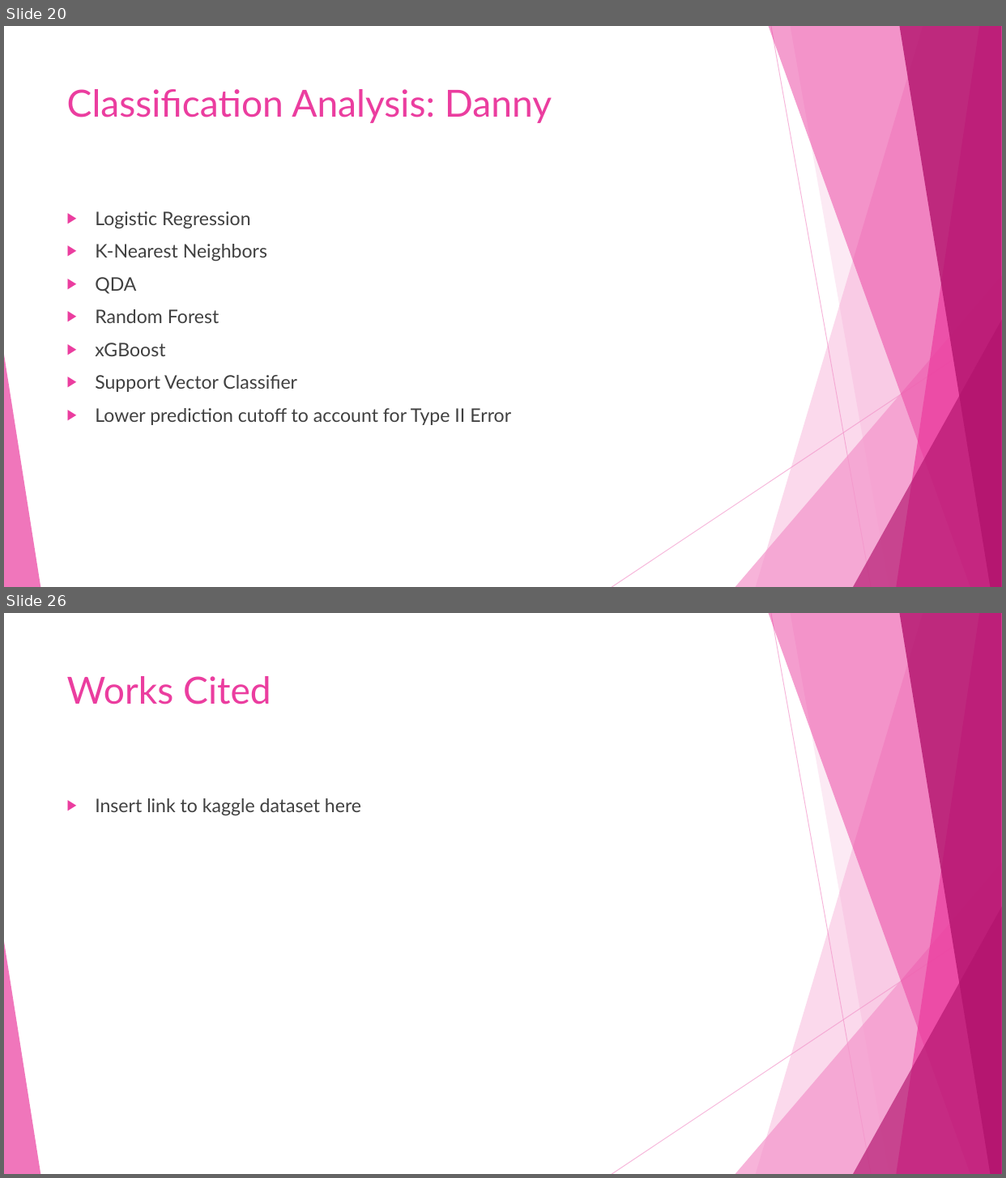
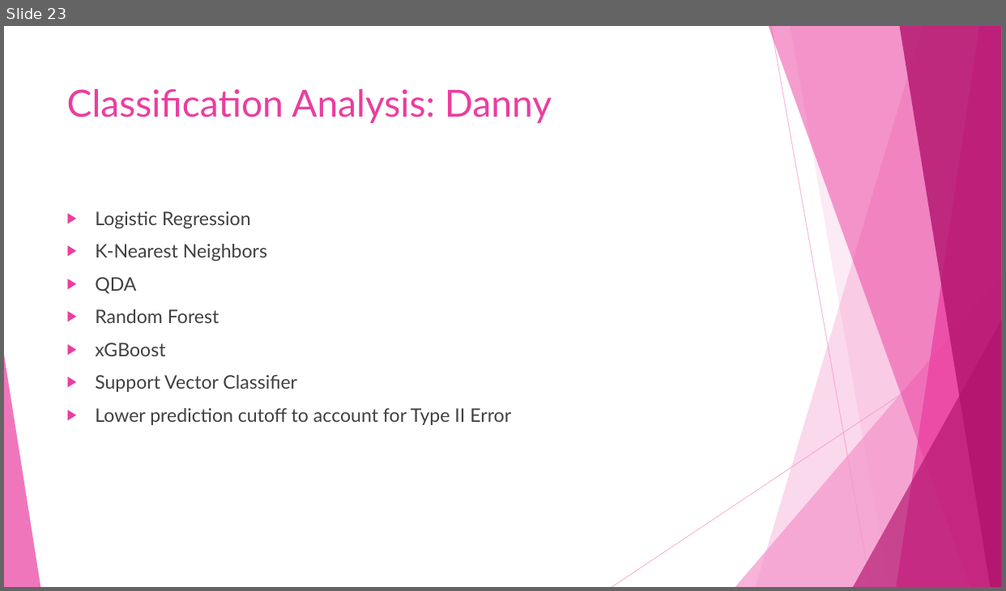
Before and after one commit to dlaposata/Breast_Cancer_Analysis, a slide deck: powerpoint.pptx. Shown one above the other, each under a label of ours: slides 20 and 26 before the commit, slide 23 after it; the slides between them are not shown. The pictures are 1006x1178 and 1006x591 pixels, drawn with LibreOffice and Linux fonts; fonts in the diff are those of the drawing. Boxes give left, top, right and bottom in pixels: in the first picture for what was removed or moved away, otherwise in the second. Text is boxed around its words. In the diff, an @@ line names an element or a change of style, - is before the commit and + after.

```diff
--- a/powerpoint.pptx
+++ b/powerpoint.pptx
@@ slide 26 removed at (x1=4, y1=613, x2=1002, y2=1174), background #FFFFFF; not listed: 10 template elements that a slide beside it also shows @@
@@ title removed at (x1=67, y1=676, x2=271, y2=705) @@
-Works Cited
@@ text removed at (x1=95, y1=798, x2=361, y2=815) @@
-▶ Insert link to kaggle dataset here
@@ what was slide 20 is now slide 23 @@
```
Also in this commit, not shown: 5 slides changed, 20 slides added, 4 other slides removed, 6 other files.
